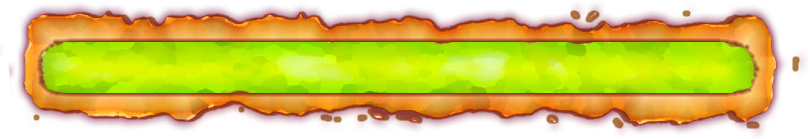
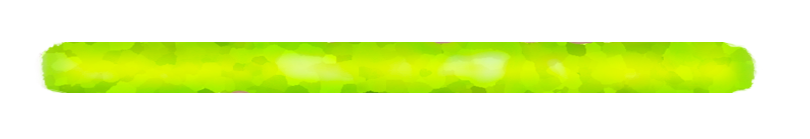
The second (810, 139) image is a revision of the first. Changes to its layers:
removed layer "Layer 2 copy 5" over (x1=41, y1=42, x2=755, y2=93)
removed layer "Layer 2 copy 2" over (x1=0, y1=1, x2=809, y2=139)
removed layer "Layer 2 copy 3" over (x1=0, y1=9, x2=800, y2=130)
